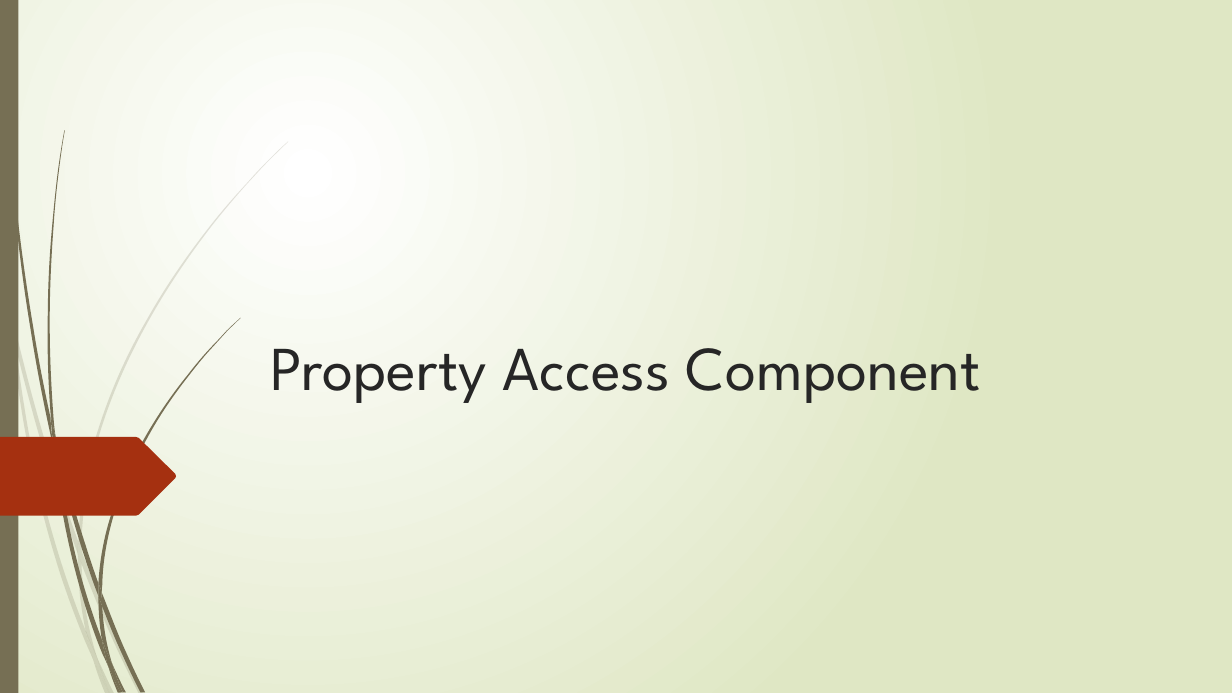
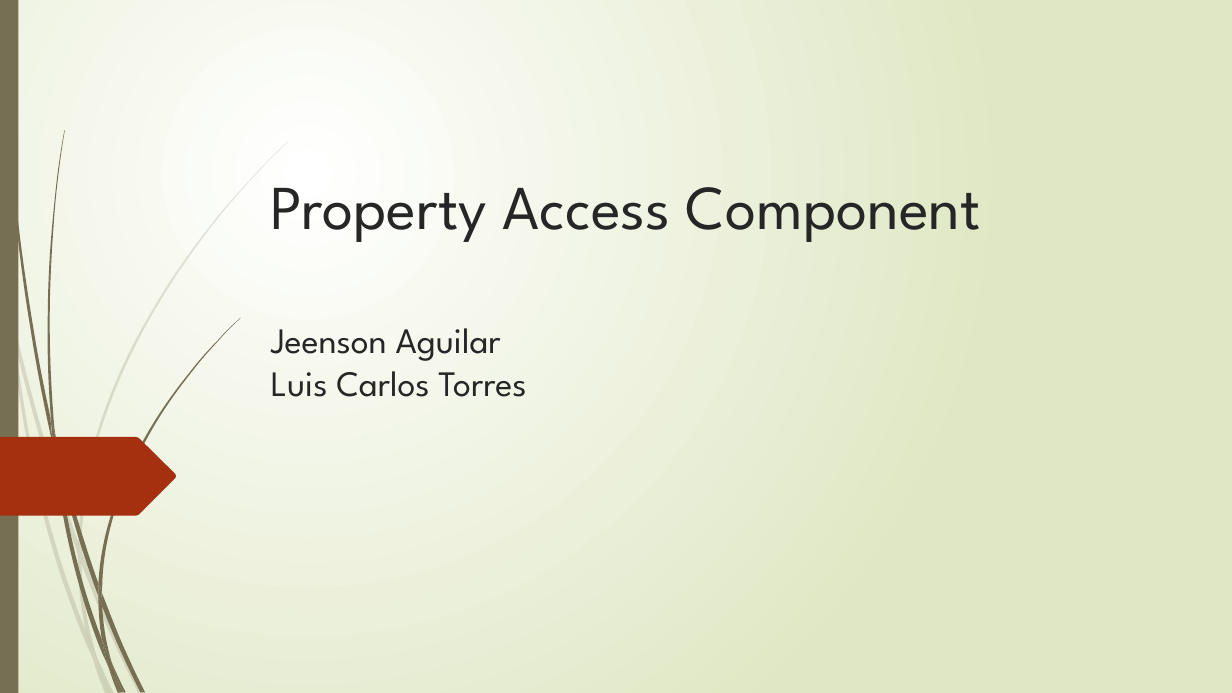
Before and after one commit to jeenson/myproject, a slide deck: slide 1 of Exposición Property Access Component.pptx. Drawn at 1232x693 pixels with LibreOffice and Linux fonts; fonts in the diff are those of the drawing. Boxes give left, top, right and bottom in pixels: in the first picture for what was removed or moved away, otherwise in the second. Text is boxed around its words. In the diff, an @@ line names an element or a change of style, - is before the commit and + after.

```diff
--- a/Exposición Property Access Component.pptx
+++ b/Exposición Property Access Component.pptx
@@ title at <box>271,187,981,397</box>: text changed; size 48.6 to 27.9 pt @@
-Property Access Component
+Property Access Component
+Jeenson Aguilar
+Luis Carlos Torres
```
Also in this commit, not shown: 1 other slide changed, 3 slides added, 3 other files.
